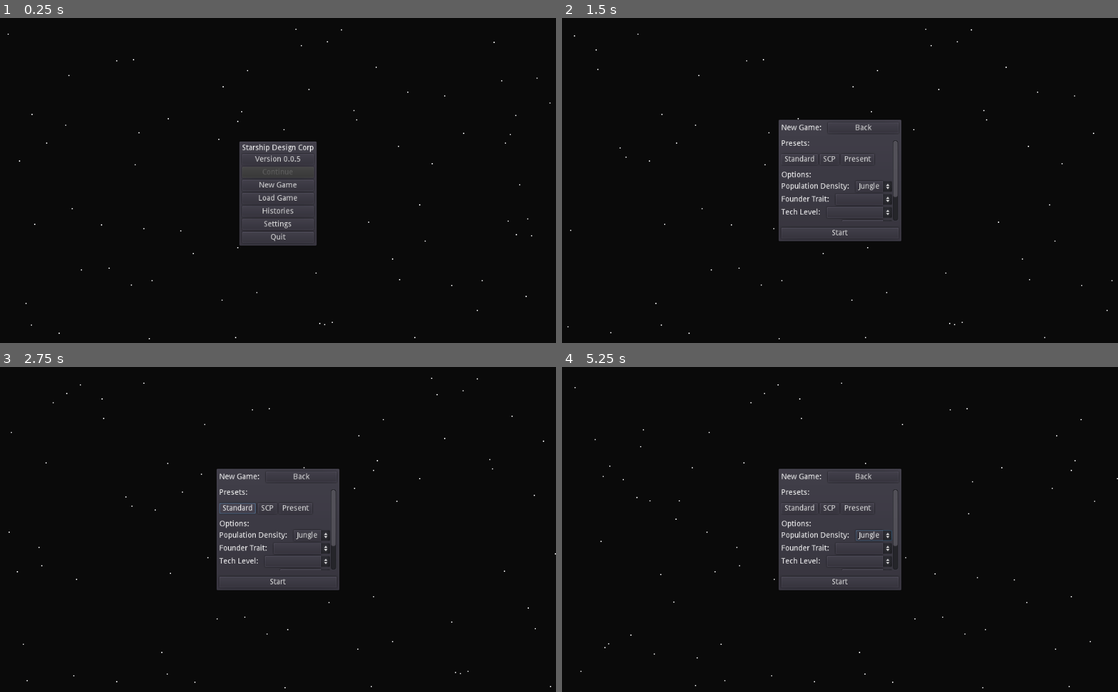
Above: before the commit, frames 1-4 (two rows, left to right).
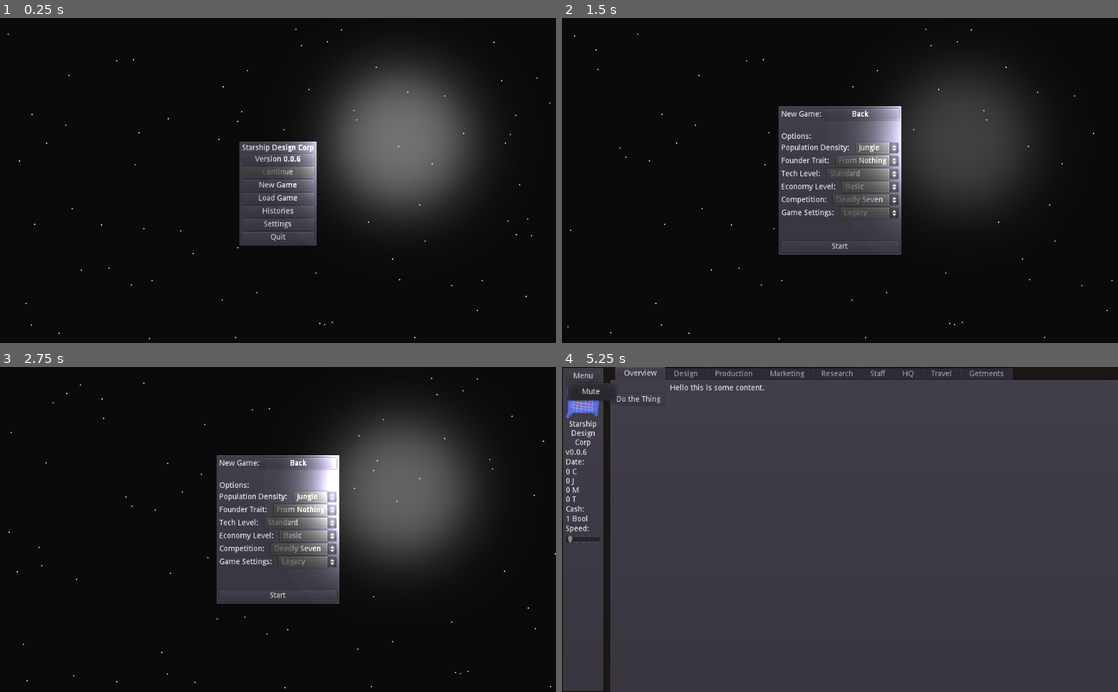
Above: after the commit, the same moments.

Repository: KaizNike/Starship-Design-Corp
Game: Godot game, scene res://src/Scenes/Main Menu.tscn
Two runs of this game, one before a commit and one after it. Both use one fixed random seed, a clock stepped at 60 frames per second and the inputs below. The engine's default icon, where the game draws it, is replaced by a stand-in: a white triangle on a blue panel in a dark square.
Inputs (mouse positions are in pixels of both pictures, inside the frame that each line leads up to):
- Up to frame 1 (0.25 s): no input
- Up to frame 2 (1.5 s): click "Settings" at 0.5 s; click "New Game" at 1.25 s
- Up to frame 3 (2.75 s): click (239, 510) at 2 s, where only the run before the commit has a clickable "Standard"
- Up to frame 4 (5.25 s): click (856, 510) at 2.75 s, where only the run before the commit has a clickable "Present"; click (873, 536) at 3.5 s, where only the run before the commit has a clickable "Jungle"; click "Start" at 4.25 s; click (584, 376) at 5 s, where only the run after the commit has a clickable "Menu"

The runs differ from the first frame. In frame 1, 13% of the frame differs, in the area x 47-88%, y 12-64%; in frame 2, 13%; in frame 3, 16%; in frame 4, 90%, in the area x 0-100%, y 0-100%.

Commit message:
v0.0.6 - Tweaks

Diff:
--- a/Project/src/Autoload/Globals.gd
+++ b/Project/src/Autoload/Globals.gd
@@ -1,8 +1,9 @@
 extends Node
 
-var version = [0,0,5]
+var version = [0,0,6]
 
 var info = """
+0.0.6 (5/6/24) Basic Tweaks
 0.0.5 (6/3/23) Music (Waves) by George Tantchev
 0.0.4 (6/3/23) Github Upload, Project Continues
 0.0.3 (12/7/20) Started Version Log
@@ -10,3 +11,5 @@
 0.0.2 (ND) Game Screen
 0.0.1 (ND) Main Menu
 """
+
+var currentGameOptions = {}
--- a/Project/src/Scenes/Main Menu.gd
+++ b/Project/src/Scenes/Main Menu.gd
@@ -5,11 +5,20 @@
 # var a = 2
 # var b = "text"
 
+onready var popSelect = $"New Game Window/PanelContainer/MainSplit/ContentSplit/OptionsScroll/Options/OptionsBox/PopSplit/PopSelect"
+onready var fTSelect = $"New Game Window/PanelContainer/MainSplit/ContentSplit/OptionsScroll/Options/OptionsBox/FounderSplit/FTSelect"
+onready var techSelect = $"New Game Window/PanelContainer/MainSplit/ContentSplit/OptionsScroll/Options/OptionsBox/TechSplit/TechSelect"
+onready var ecoSelect = $"New Game Window/PanelContainer/MainSplit/ContentSplit/OptionsScroll/Options/OptionsBox/EcoSplit/EcoSelect"
+onready var compSelect = $"New Game Window/PanelContainer/MainSplit/ContentSplit/OptionsScroll/Options/OptionsBox/CompSplit/CompSelect"
+onready var gSSelect = $"New Game Window/PanelContainer/MainSplit/ContentSplit/OptionsScroll/Options/OptionsBox/SettingsSplit/GSSelect"
+
 
 # Called when the node enters the scene tree for the first time.
 func _ready():
 	$"Main Menu UI/MenuContainer/VBoxContainer/VersionButton".text = "Version " + str(str(Globals.version[0]) + "." + str(Globals.version[1]) + "." + str(Globals.version[2]))
 	$VI/VICont/VISplit/VScrollBar/VIDataLabel.text = Globals.info
+	$"New Game Window".visible = false
+	$"Main Menu UI".visible = true
 	pass # Replace with function body.
 
 
@@ -60,3 +69,15 @@
 	$"Main Menu UI".visible = true
 	$"New Game Window".visible = false
 	pass # Replace with function body.
+
+
+func _on_StartButton_pressed():
+	Globals.currentGameOptions = {"Pop": popSelect.get_item_text(popSelect.get_selected_id()),
+	"FounderTrait": fTSelect.get_item_text(fTSelect.get_selected_id()),
+	"Tech": techSelect.get_item_text(techSelect.get_selected_id()),
+	"Eco": ecoSelect.get_item_text(ecoSelect.get_selected_id()),
+	"Competitors": compSelect.get_item_text(compSelect.get_selected_id()),
+	"Settings": gSSelect.get_item_text(gSSelect.get_selected_id())
+	}
+	get_tree().change_scene("res://src/Scenes/Main.tscn")
+	pass # Replace with function body.
--- a/Project/src/Scenes/Main Menu.tscn
+++ b/Project/src/Scenes/Main Menu.tscn
@@ -77,15 +77,14 @@
 initial_velocity = 50.0
 
 [node name="New Game Window" type="CenterContainer" parent="."]
-visible = false
 anchor_right = 1.0
 anchor_bottom = 1.0
 
 [node name="PanelContainer" type="PanelContainer" parent="New Game Window"]
-margin_left = 505.0
-margin_top = 293.0
-margin_right = 519.0
-margin_bottom = 307.0
+margin_left = 397.0
+margin_top = 161.0
+margin_right = 627.0
+margin_bottom = 439.0
 __meta__ = {
 "_edit_use_anchors_": false
 }
@@ -93,12 +92,16 @@
 [node name="MainSplit" type="VSplitContainer" parent="New Game Window/PanelContainer"]
 margin_left = 7.0
 margin_top = 7.0
-margin_right = 253.0
-margin_bottom = 221.0
+margin_right = 223.0
+margin_bottom = 271.0
+collapsed = true
+dragger_visibility = 1
 
 [node name="TopBar" type="HSplitContainer" parent="New Game Window/PanelContainer/MainSplit"]
-margin_right = 246.0
-margin_bottom = 20.0
+margin_right = 216.0
+margin_bottom = 20.0
+collapsed = true
+dragger_visibility = 2
 
 [node name="NGLabel" type="Label" parent="New Game Window/PanelContainer/MainSplit/TopBar"]
 margin_top = 3.0
@@ -107,71 +110,75 @@
 text = "New Game:"
 
 [node name="BackButton" type="Button" parent="New Game Window/PanelContainer/MainSplit/TopBar"]
-margin_left = 86.0
-margin_right = 246.0
+margin_left = 74.0
+margin_right = 216.0
 margin_bottom = 20.0
 text = "Back"
 
 [node name="ContentSplit" type="VSplitContainer" parent="New Game Window/PanelContainer/MainSplit"]
 margin_top = 32.0
-margin_right = 246.0
-margin_bottom = 214.0
+margin_right = 216.0
+margin_bottom = 264.0
+collapsed = true
+dragger_visibility = 1
 
 [node name="OptionsScroll" type="ScrollContainer" parent="New Game Window/PanelContainer/MainSplit/ContentSplit"]
-margin_right = 246.0
-margin_bottom = 150.0
-rect_min_size = Vector2( 0, 150 )
+margin_right = 216.0
+margin_bottom = 200.0
+rect_min_size = Vector2( 0, 200 )
 scroll_horizontal_enabled = false
 
 [node name="Options" type="VSplitContainer" parent="New Game Window/PanelContainer/MainSplit/ContentSplit/OptionsScroll"]
-margin_right = 234.0
-margin_bottom = 216.0
+margin_right = 216.0
+margin_bottom = 170.0
 
 [node name="Presets" type="VSplitContainer" parent="New Game Window/PanelContainer/MainSplit/ContentSplit/OptionsScroll/Options"]
-margin_right = 234.0
-margin_bottom = 46.0
+margin_right = 216.0
 
 [node name="PresetsLabel" type="Label" parent="New Game Window/PanelContainer/MainSplit/ContentSplit/OptionsScroll/Options/Presets"]
-margin_right = 234.0
+visible = false
+margin_right = 216.0
 margin_bottom = 14.0
 text = "Presets:"
 
 [node name="PresetsGrid" type="GridContainer" parent="New Game Window/PanelContainer/MainSplit/ContentSplit/OptionsScroll/Options/Presets"]
-margin_top = 26.0
-margin_right = 234.0
-margin_bottom = 46.0
+visible = false
+margin_right = 216.0
 columns = 5
 
 [node name="StanButton" type="Button" parent="New Game Window/PanelContainer/MainSplit/ContentSplit/OptionsScroll/Options/Presets/PresetsGrid"]
+visible = false
 margin_right = 67.0
 margin_bottom = 20.0
 text = "Standard"
 
 [node name="SCPButton" type="Button" parent="New Game Window/PanelContainer/MainSplit/ContentSplit/OptionsScroll/Options/Presets/PresetsGrid"]
+visible = false
 margin_left = 71.0
 margin_right = 106.0
 margin_bottom = 20.0
 text = "SCP"
 
 [node name="PresentButton" type="Button" parent="New Game Window/PanelContainer/MainSplit/ContentSplit/OptionsScroll/Options/Presets/PresetsGrid"]
+visible = false
 margin_left = 110.0
 margin_right = 171.0
 margin_bottom = 20.0
 text = "Present"
 
 [node name="OptionsBox" type="VBoxContainer" parent="New Game Window/PanelContainer/MainSplit/ContentSplit/OptionsScroll/Options"]
-margin_top = 58.0
-margin_right = 234.0
-margin_bottom = 216.0
+margin_top = 12.0
+margin_right = 216.0
+margin_bottom = 170.0
 
 [node name="OptionsLabel" type="Label" parent="New Game Window/PanelContainer/MainSplit/ContentSplit/OptionsScroll/Options/OptionsBox"]
-margin_right = 234.0
+margin_right = 216.0
 margin_bottom = 14.0
 text = "Options:"
 
 [node name="PopSplit" type="HSplitContainer" parent="New Game Window/PanelContainer/MainSplit/ContentSplit/OptionsScroll/Options/OptionsBox"]
 margin_top = 18.0
-margin_right = 234.0
+margin_right = 216.0
 margin_bottom = 38.0
 
 [node name="PopLabel" type="Label" parent="New Game Window/PanelContainer/MainSplit/ContentSplit/OptionsScroll/Options/OptionsBox/PopSplit"]
@@ -182,14 +189,17 @@
 
 [node name="PopSelect" type="OptionButton" parent="New Game Window/PanelContainer/MainSplit/ContentSplit/OptionsScroll/Options/OptionsBox/PopSplit"]
 margin_left = 137.0
-margin_right = 234.0
-margin_bottom = 20.0
-text = "Population"
+margin_right = 216.0
+margin_bottom = 20.0
+disabled = true
+text = "Jungle"
+items = [ "Single", null, false, 0, null, "Sporadic", null, false, 1, null, "Jungle", null, false, 2, null, "Universal", null, false, 3, null ]
+selected = 2
 script = ExtResource( 7 )
 
 [node name="FounderSplit" type="HSplitContainer" parent="New Game Window/PanelContainer/MainSplit/ContentSplit/OptionsScroll/Options/OptionsBox"]
 margin_top = 42.0
-margin_right = 234.0
+margin_right = 216.0
 margin_bottom = 62.0
 
 [node name="FounderLabel" type="Label" parent="New Game Window/PanelContainer/MainSplit/ContentSplit/OptionsScroll/Options/OptionsBox/FounderSplit"]
@@ -200,12 +210,16 @@
 
 [node name="FTSelect" type="OptionButton" parent="New Game Window/PanelContainer/MainSplit/ContentSplit/OptionsScroll/Options/OptionsBox/FounderSplit"]
 margin_left = 100.0
-margin_right = 234.0
-margin_bottom = 20.0
+margin_right = 216.0
+margin_bottom = 20.0
+disabled = true
+text = "From Nothing"
+items = [ "CC Booleanaire", null, false, 0, null, "Parent Corp", null, false, 1, null, "Under Piratical", null, false, 2, null, "Slave Mind", null, false, 3, null, "From Nothing", null, false, 4, null ]
+selected = 4
 
 [node name="TechSplit" type="HSplitContainer" parent="New Game Window/PanelContainer/MainSplit/ContentSplit/OptionsScroll/Options/OptionsBox"]
 margin_top = 66.0
-margin_right = 234.0
+margin_right = 216.0
 margin_bottom = 86.0
 
 [node name="TechLabel" type="Label" parent="New Game Window/PanelContainer/MainSplit/ContentSplit/OptionsScroll/Options/OptionsBox/TechSplit"]
@@ -216,12 +230,16 @@
 
 [node name="TechSelect" type="OptionButton" parent="New Game Window/PanelContainer/MainSplit/ContentSplit/OptionsScroll/Options/OptionsBox/TechSplit"]
 margin_left = 84.0
-margin_right = 234.0
-margin_bottom = 20.0
+margin_right = 216.0
+margin_bottom = 20.0
+disabled = true
+text = "Standard"
+items = [ "Present", null, false, 0, null, "Standard", null, false, 1, null, "Prehistory", null, false, 2, null, "Prohistory", null, false, 3, null, "Max", null, false, 4, null, "Fantasy", null, false, 5, null ]
+selected = 1
 
 [node name="EcoSplit" type="HSplitContainer" parent="New Game Window/PanelContainer/MainSplit/ContentSplit/OptionsScroll/Options/OptionsBox"]
 margin_top = 90.0
-margin_right = 234.0
+margin_right = 216.0
 margin_bottom = 110.0
 
 [node name="EcoLabel" type="Label" parent="New Game Window/PanelContainer/MainSplit/ContentSplit/OptionsScroll/Options/OptionsBox/EcoSplit"]
@@ -232,28 +250,36 @@
 
 [node name="EcoSelect" type="OptionButton" parent="New Game Window/PanelContainer/MainSplit/ContentSplit/OptionsScroll/Options/OptionsBox/EcoSplit"]
 margin_left = 112.0
-margin_right = 234.0
-margin_bottom = 20.0
+margin_right = 216.0
+margin_bottom = 20.0
+disabled = true
+text = "Basic"
+items = [ "Basic", null, false, 0, null, "Advanced", null, false, 1, null ]
+selected = 0
 
 [node name="CompSplit" type="HSplitContainer" parent="New Game Window/PanelContainer/MainSplit/ContentSplit/OptionsScroll/Options/OptionsBox"]
 margin_top = 114.0
-margin_right = 234.0
+margin_right = 216.0
 margin_bottom = 134.0
 
 [node name="CompLabel" type="Label" parent="New Game Window/PanelContainer/MainSplit/ContentSplit/OptionsScroll/Options/OptionsBox/CompSplit"]
 margin_top = 3.0
-margin_right = 79.0
-margin_bottom = 17.0
-text = "Competition"
+margin_right = 83.0
+margin_bottom = 17.0
+text = "Competition:"
 
 [node name="CompSelect" type="OptionButton" parent="New Game Window/PanelContainer/MainSplit/ContentSplit/OptionsScroll/Options/OptionsBox/CompSplit"]
-margin_left = 91.0
-margin_right = 234.0
-margin_bottom = 20.0
+margin_left = 95.0
+margin_right = 216.0
+margin_bottom = 20.0
+disabled = true
+text = "Deadly Seven"
+items = [ "None", null, false, 0, null, "Massive Corporation", null, false, 1, null, "Deadly Seven", null, false, 2, null, "Dynamic", null, false, 3, null ]
+selected = 2
 
 [node name="SettingsSplit" type="HSplitContainer" parent="New Game Window/PanelContainer/MainSplit/ContentSplit/OptionsScroll/Options/OptionsBox"]
 margin_top = 138.0
-margin_right = 234.0
+margin_right = 216.0
 margin_bottom = 158.0
 
 [node name="SettingsLabel" type="Label" parent="New Game Window/PanelContainer/MainSplit/ContentSplit/OptionsScroll/Options/OptionsBox/SettingsSplit"]
@@ -264,19 +290,23 @@
 
 [node name="GSSelect" type="OptionButton" parent="New Game Window/PanelContainer/MainSplit/ContentSplit/OptionsScroll/Options/OptionsBox/SettingsSplit"]
 margin_left = 109.0
-margin_right = 234.0
-margin_bottom = 20.0
+margin_right = 216.0
+margin_bottom = 20.0
+disabled = true
+text = "Legacy"
+items = [ "Ironman", null, false, 0, null, "Legacy", null, false, 1, null, "Company", null, false, 2, null, "Progression", null, false, 3, null ]
+selected = 1
 
 [node name="StartButton" type="Button" parent="New Game Window/PanelContainer/MainSplit/ContentSplit"]
-margin_top = 162.0
-margin_right = 246.0
-margin_bottom = 182.0
+margin_top = 212.0
+margin_right = 216.0
+margin_bottom = 232.0
 text = "Start"
 
 [node name="Main Menu UI" parent="." instance=ExtResource( 2 )]
+visible = false
 
 [node name="DeskLamp" type="Light2D" parent="."]
-visible = false
 position = Vector2( 791, 214 )
 scale = Vector2( 2, 2 )
 texture = ExtResource( 1 )
@@ -351,6 +381,7 @@
 margin_bottom = 14.0
 
 [connection signal="pressed" from="New Game Window/PanelContainer/MainSplit/TopBar/BackButton" to="." method="_on_BackButton_pressed"]
+[connection signal="pressed" from="New Game Window/PanelContainer/MainSplit/ContentSplit/StartButton" to="." method="_on_StartButton_pressed"]
 [connection signal="pressed" from="Main Menu UI/MenuContainer/VBoxContainer/VersionButton" to="." method="_on_VersionButton_pressed"]
 [connection signal="pressed" from="Main Menu UI/MenuContainer/VBoxContainer/NGButton" to="." method="_on_NGButton_pressed"]
 [connection signal="pressed" from="Main Menu UI/MenuContainer/VBoxContainer/QuitButton" to="." method="_on_QuitButton_pressed"]
--- a/Project/src/Scenes/Main.gd
+++ b/Project/src/Scenes/Main.gd
@@ -1,6 +1,6 @@
 extends Node
 
-#var hours = 650000
+var hours = 650000
 #var ticks = 0
 #var marks = 0
 #var jaunts = 0
@@ -19,9 +19,11 @@
 
 onready var timeSlide = $UI/HSplitContainer/PanelContainer/VBoxContainer/TimeSlider
 onready var timeLabel = $UI/HSplitContainer/PanelContainer/VBoxContainer/TimeLabel
+onready var menu = $UI/HSplitContainer/PanelContainer/VBoxContainer/MenuButton
 # Called when the node enters the scene tree for the first time.
 func _ready():
-#	print("Pretty good, I spent " + str(hours) + " hours on making an idle game.")
+	print("Pretty good, I spent " + str(hours) + " hours on making an idle game.")
+	print(Globals.currentGameOptions)
 	$UI/HSplitContainer/PanelContainer/VBoxContainer/VersionLabel.text = str("v" + str(Globals.version[0]) + "." + str(Globals.version[1]) + "." + str(Globals.version[2]))
 	pass # Replace with function body.
 
@@ -29,6 +31,7 @@
 # Called every frame. 'delta' is the elapsed time since the previous frame.
 func _process(delta):
 	process_Time(delta)
+#	menu.get_popup().is_item_disabled(0)
 #	ticks += 1
 #	timeLabel.text = str(int(cycles)) + " C\n" + str(int(jaunts)) + " J\n" + str(int(marks)) + " M\n" + str(int(ticks)) + " T"
 
@@ -73,3 +76,11 @@
 #			print("other")
 			pass
 	pass
+
+
+func _on_MenuButton_gui_input(event):
+	print(event)
+	var master_sound = AudioServer.get_bus_index("Master")
+#	var isMuted = AudioServer.is_bus_mute(master_sound)
+	AudioServer.set_bus_mute(master_sound,menu.get_popup().is_item_disabled(0))
+	pass # Replace with function body.
--- a/Project/src/Scenes/Main.tscn
+++ b/Project/src/Scenes/Main.tscn
@@ -8,6 +8,11 @@
 
 [node name="UI" parent="." instance=ExtResource( 1 )]
 
+[node name="MenuButton" parent="UI/HSplitContainer/PanelContainer/VBoxContainer" index="0"]
+toggle_mode = false
+flat = false
+items = [ "Mute", null, 1, false, false, 0, 0, null, "", false ]
+
 [node name="New Ship" parent="UI/HSplitContainer/TabContainer/Design/TabContainer" index="1"]
 margin_right = -4.0
 margin_bottom = -4.0
--- a/Project/src/Scenes/PopSelect.gd
+++ b/Project/src/Scenes/PopSelect.gd
@@ -7,13 +7,13 @@
 
 
 # Called when the node enters the scene tree for the first time.
-func _ready():
-	add_item("Single", 1)
-	add_item("Sporadic", 2)
-	add_item("Jungle", 3)
-	add_item("Universal", 4)
-	selected = 2
-	pass # Replace with function body.
+#func _ready():
+#	add_item("Single", 1)
+#	add_item("Sporadic", 2)
+#	add_item("Jungle", 3)
+#	add_item("Universal", 4)
+#	selected = 2
+#	pass # Replace with function body.
 
 
 # Called every frame. 'delta' is the elapsed time since the previous frame.
--- /dev/null
+++ b/Project/src/UI/UI.gd
@@ -0,0 +1,27 @@
+extends Control
+
+var muted = false
+# Declare member variables here. Examples:
+# var a = 2
+# var b = "text"
+
+
+# Called when the node enters the scene tree for the first time.
+func _ready():
+	$HSplitContainer/PanelContainer/VBoxContainer/MenuButton.get_popup().connect("id_pressed",self,"menu_button")
+	pass # Replace with function body.
+
+
+# Called every frame. 'delta' is the elapsed time since the previous frame.
+#func _process(delta):
+#	pass
+
+func menu_button(id):
+	match id:
+		0:
+			mute()
+
+func mute():
+	muted = !muted
+	AudioServer.set_bus_mute(0,muted)
+	$HSplitContainer/PanelContainer/VBoxContainer/MenuButton.get_popup().set_item_checked(0,muted)
--- a/Project/src/UI/UI.tscn
+++ b/Project/src/UI/UI.tscn
@@ -1,11 +1,13 @@
-[gd_scene load_steps=3 format=2]
+[gd_scene load_steps=4 format=2]
 
 [ext_resource path="res://Icon.png" type="Texture" id=1]
 [ext_resource path="res://Godoticon.png" type="Texture" id=2]
+[ext_resource path="res://src/UI/UI.gd" type="Script" id=3]
 
 [node name="UI" type="Control"]
 anchor_right = 1.0
 anchor_bottom = 1.0
+script = ExtResource( 3 )
 
 [node name="ColorRect" type="ColorRect" parent="."]
 anchor_right = 1.0
@@ -37,6 +39,7 @@
 margin_right = 68.0
 margin_bottom = 20.0
 text = "Menu"
+items = [ "Mute", null, 1, false, false, 0, 0, null, "", false ]
 
 [node name="TextureRect" type="TextureRect" parent="HSplitContainer/PanelContainer/VBoxContainer"]
 margin_top = 24.0
